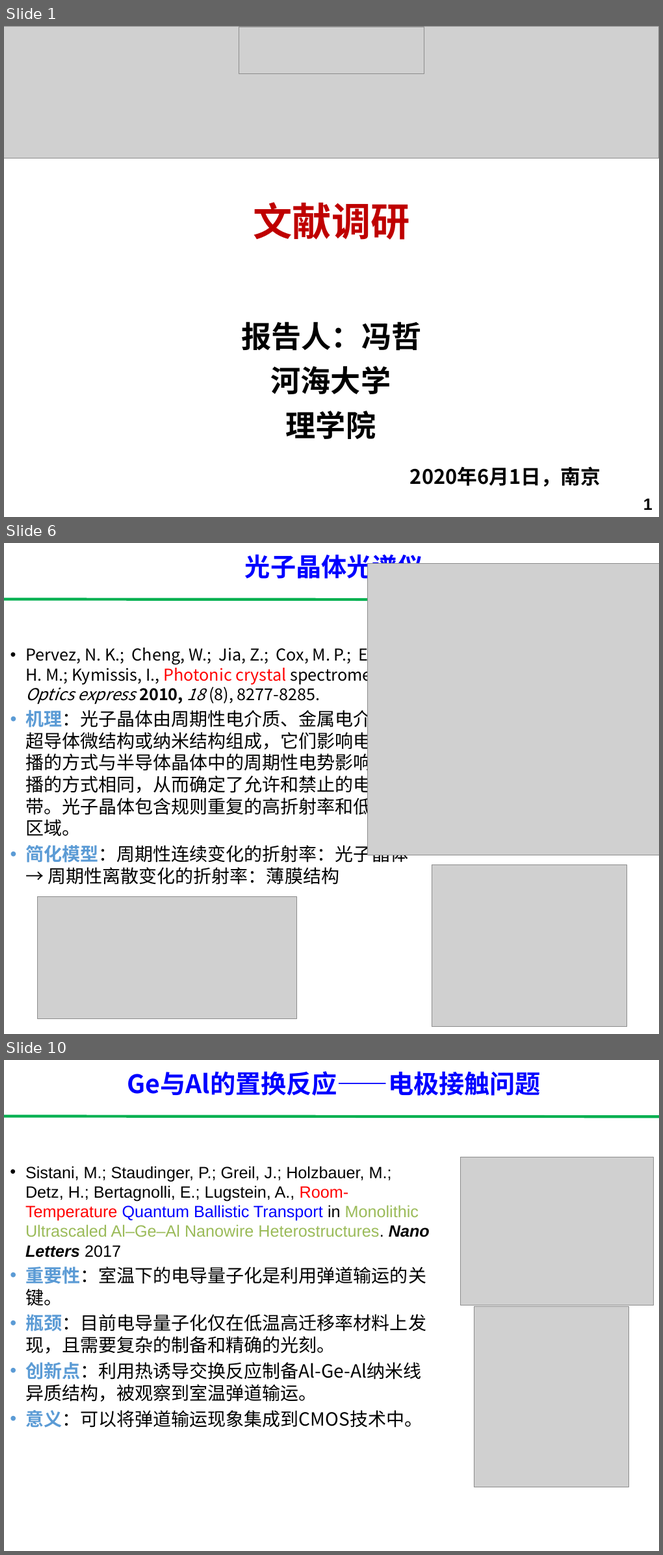
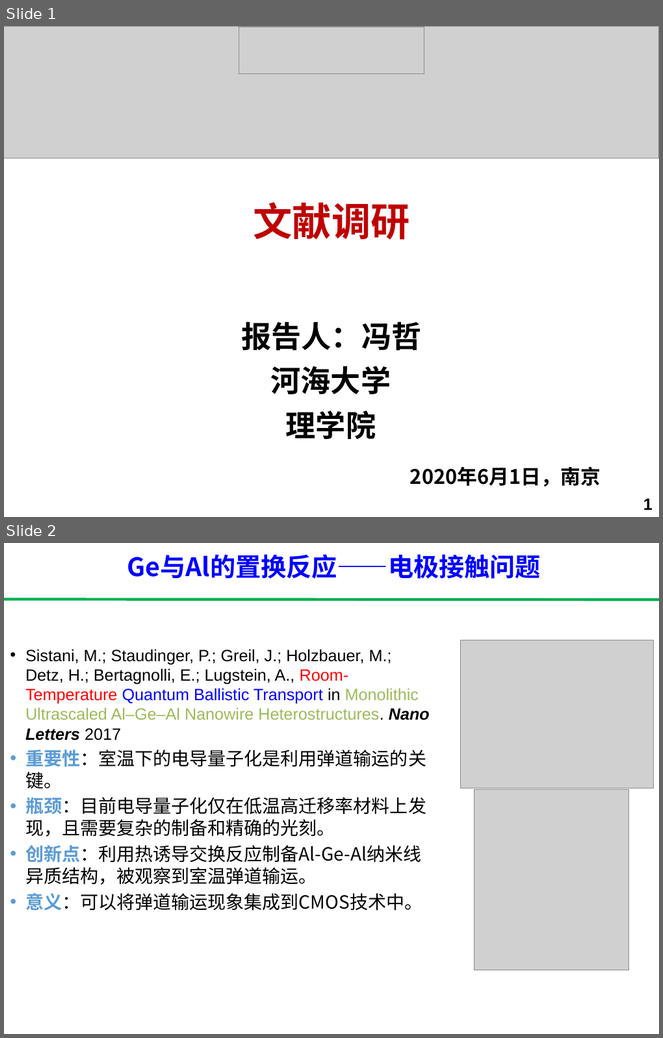
Before and after one commit to ph3n92h3/literature_research, a slide deck: literature_research.pptx. Shown one above the other, each under a label of ours: slides 1, 6 and 10 before the commit, slides 1 and 2 after it; the slides between them are not shown. The pictures are 663x1555 and 663x1038 pixels, drawn with LibreOffice and Linux fonts; fonts in the diff are those of the drawing; grey boxes stand for pictures. Boxes give left, top, right and bottom in pixels: in the first picture for what was removed or moved away, otherwise in the second. Text is boxed around its words. In the diff, an @@ line names an element or a change of style, - is before the commit and + after.

```diff
--- a/literature_research.pptx
+++ b/literature_research.pptx
@@ slide 6 removed at [4, 543, 659, 1034], background #FFFFFF @@
@@ text removed at [245, 554, 423, 583] @@
-光子晶体光谱仪
@@ picture removed at [367, 563, 659, 855] @@
@@ line removed from (659, 600) to (4, 600) @@
@@ text removed at [25, 644, 426, 885] @@
-• Pervez, N. K.; Cheng, W.; Jia, Z.; Cox, M. P.; Edrees, H. M.; Kymissis, I., Photonic crystal spectrometer. Optics express 2010, 18 (8), 8277-8285.
-• 机理：光子晶体由周期性电介质、金属电介质甚至超导体微结构或纳米结构组成，它们影响电磁波传播的方式与半导体晶体中的周期性电势影响电子传播的方式相同，从而确定了允许和禁止的电子能带。光子晶体包含规则重复的高折射率和低折射率区域。
-• 简化模型：周期性连续变化的折射率：光子晶体 → 周期性离散变化的折射率：薄膜结构
@@ picture removed at [432, 865, 627, 1027] @@
@@ picture removed at [37, 897, 297, 1019] @@
@@ what was slide 10 is now slide 2 @@
```
Also in this commit, not shown: 7 other slides removed, 21 other files.
